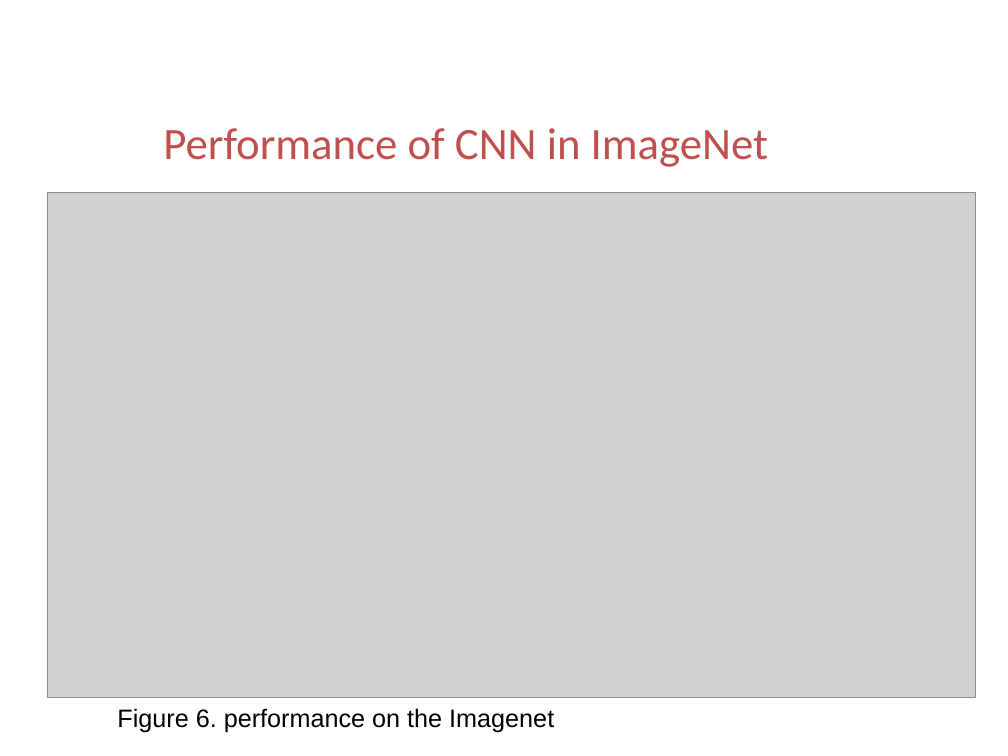
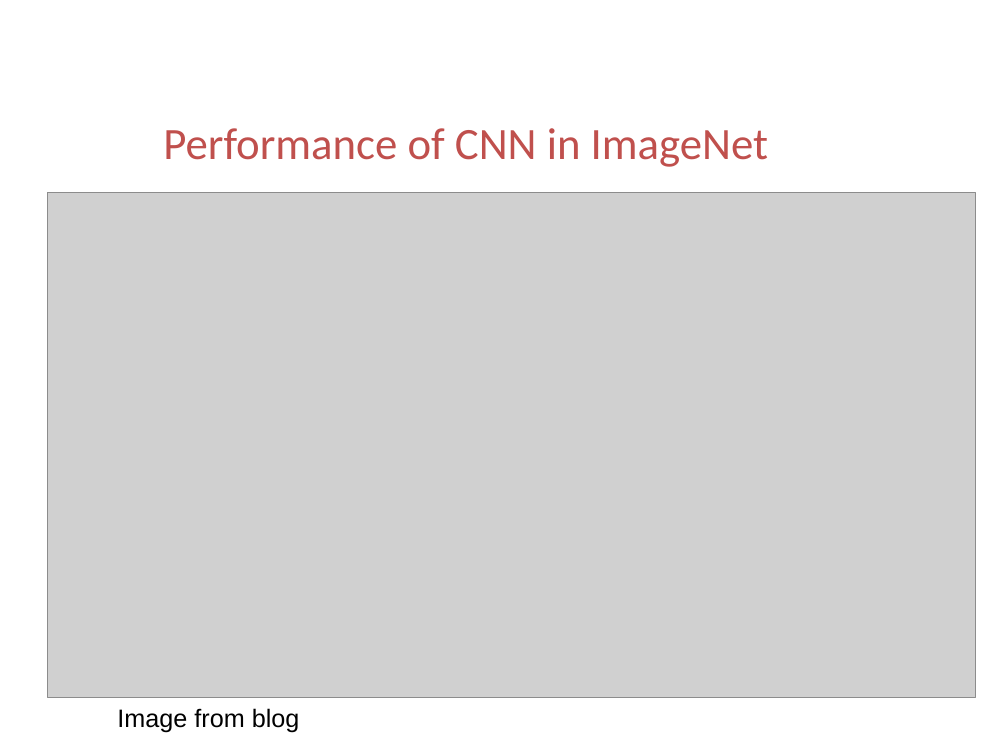
Before and after one commit to ttomchy/CV_2Project, a slide deck: slide 25 of presentation.pptx. Drawn at 1008x756 pixels with LibreOffice and Linux fonts; fonts in the diff are those of the drawing; grey boxes stand for pictures; background and template pictures are left out. Boxes give left, top, right and bottom in pixels: in the first picture for what was removed or moved away, otherwise in the second. Text is boxed around its words. In the diff, an @@ line names an element or a change of style, - is before the commit and + after.

```diff
--- a/presentation.pptx
+++ b/presentation.pptx
@@ text at box(117, 708, 300, 733): text changed @@
-Figure 6. performance on the Imagenet
+Image from blog
```
Also in this commit, not shown: 10 other slides changed, 1 slide added, 1 slide removed.
